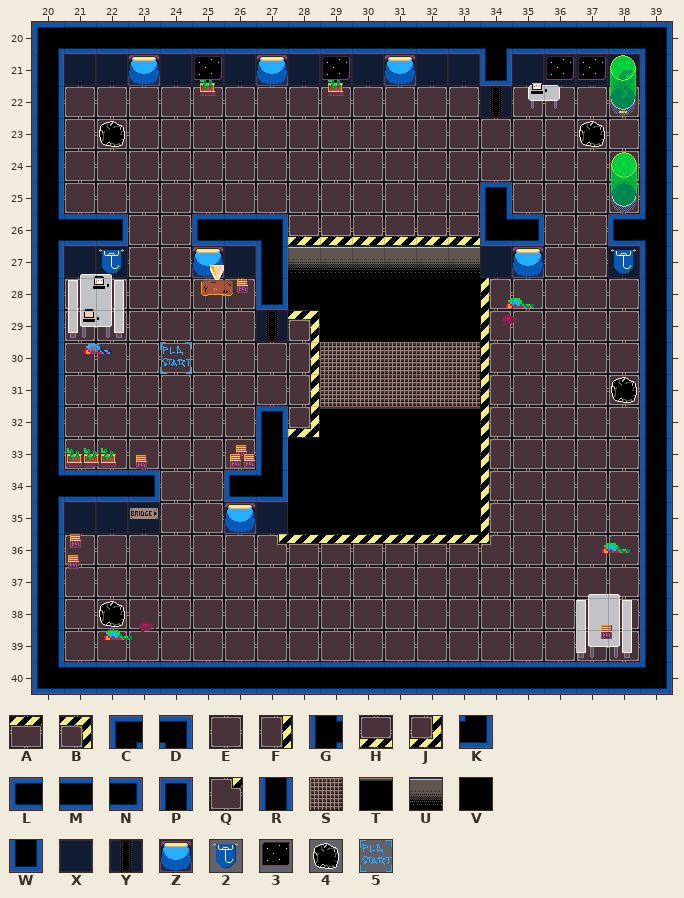
Level history. Tiled map: assets-private/tiled/survival-02.tmx. That is the earlier state.
Cells are 32x32 px. Shown: x 20..39, y 20..40.
Key: from "Core Tiles": A 1, B 2, C 3, D 5, E 7, F 8, G 9, H 13, J 14, K 17, L 20, M 21, N 22, P 23, Q 24, R 29, S 30, T 31, U 32, V 34, W 35, X 36, Y 37, Z 38, 2 39, 3 40, 4 43, 5 44.
_ is an empty cell.
Layer "tiles" before, first column x 20:
20 CMMMMMMMMMMM
21 RXXZXXXZXXXZ
22 REEEEEEEEEEE
23 REEEEEEEEEEE
24 REEEEEEEEEEE
25 REEEEEEEEEEE
26 GMNEELMDHHHH
27 RXXEEZXRUUUU
28 REEEEEEWVVVV
29 REEEEEEYBVVV
30 REEEEEEEFSSS
31 REEEEEEEFSSS
32 REEEEEEPJTTT
33 REEEEEERVVVV
34 GMMNEELKVVVV
35 RXXXEEZXVVVV
36 REEEEEEQAAAA
37 REEEEEEEEEEE
38 REEEEEEEEEEE
The same view after the edit:
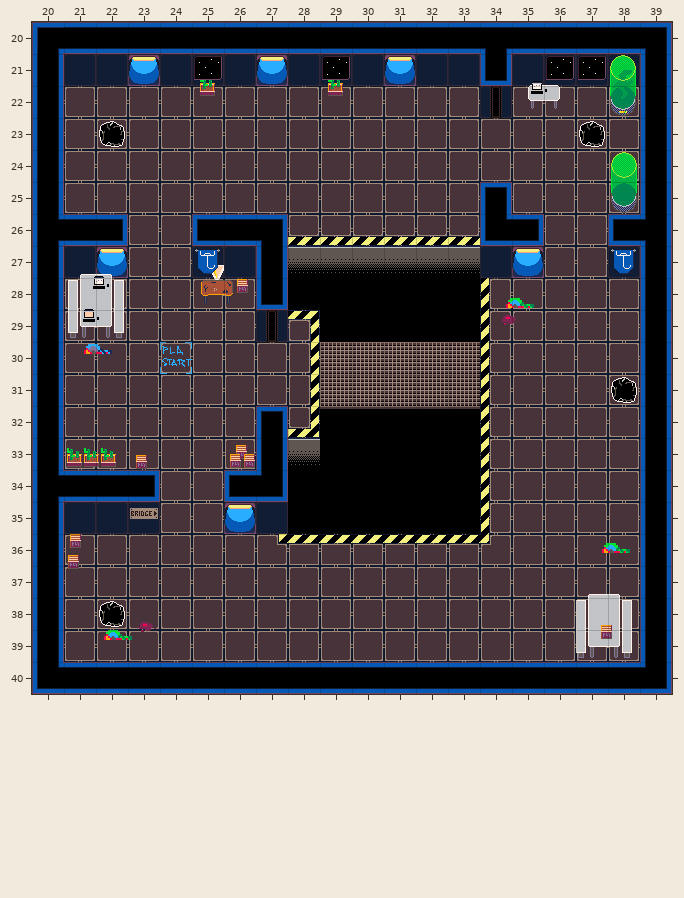
Changes in this commit:
Layer "tiles":
The edit turns tile V into tile U in row 33 at x 28.
The edit turns tile Z into tile X in row 27 at x 25.
The edit turns tile X into tile Z in row 27 at x 22.
Layer "decor":
There is now tile 2 in row 27 at x 25.
Tile 2 is gone in row 27 at x 22.
Boxes around the changes in both pictures, in picture pixels (x1, y1, x2, y2):
changed: (96, 247, 128, 278)
changed: (192, 247, 224, 278)
changed: (288, 438, 320, 465)
